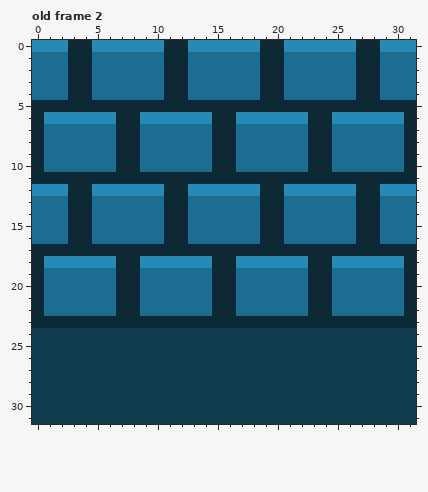
Pixel-art file: TexM/MapM.aseprite. This is how it looked before the edit.
32x32 pixels, 8 frames. Shown: old frame 2. The commit also changed other frames, which this record leaves out.
Once edited:
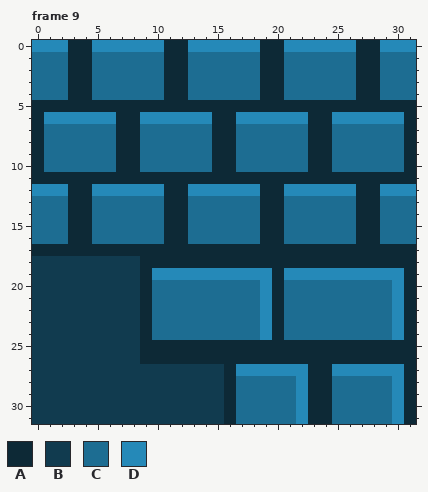
Palette (. is transparent): A #0d2936  B #113b4f  C #1d6d92  D #2589b8
A new or re-ordered frame is compared with the old frame closest to it.
Diff:
frames 8 -> 12
Frame 9 is new; against old frame 2, layer "Layer 1":
y 18: x 0..14 ADDDDDDAADDDDDD -> BBBBBBBBBAAAAAA; x 17..22 DDDDDD -> AAAAAA; x 25..30 DDDDDD -> AAAAAA
y 19: x 0..30 ACCCCCCAACCCCCCAACCCCCCAACCCCCC -> BBBBBBBBBADDDDDDDDDDADDDDDDDDDD
y 20..22: x 0..9 ACCCCCCAAC -> BBBBBBBBBA; x 15..16 AA -> CC; x 19..20 CC -> DA; x 23..24 AA -> CC; x 30 C -> D
y 23: x 0..8 AAAAAAAAA -> BBBBBBBBB; x 10..19 AAAAAAAAAA -> CCCCCCCCCD; x 21..30 AAAAAAAAAA -> CCCCCCCCCD
y 24: x 9..31 BBBBBBBBBBBBBBBBBBBBBBB -> ACCCCCCCCCDACCCCCCCCCDA
y 25..26: x 9..31 BBBBBBBBBBBBBBBBBBBBBBB -> AAAAAAAAAAAAAAAAAAAAAAA
y 27: x 16..31 BBBBBBBBBBBBBBBB -> ADDDDDDAADDDDDDA
y 28..31: x 16..31 BBBBBBBBBBBBBBBB -> ACCCCCDAACCCCCDA
